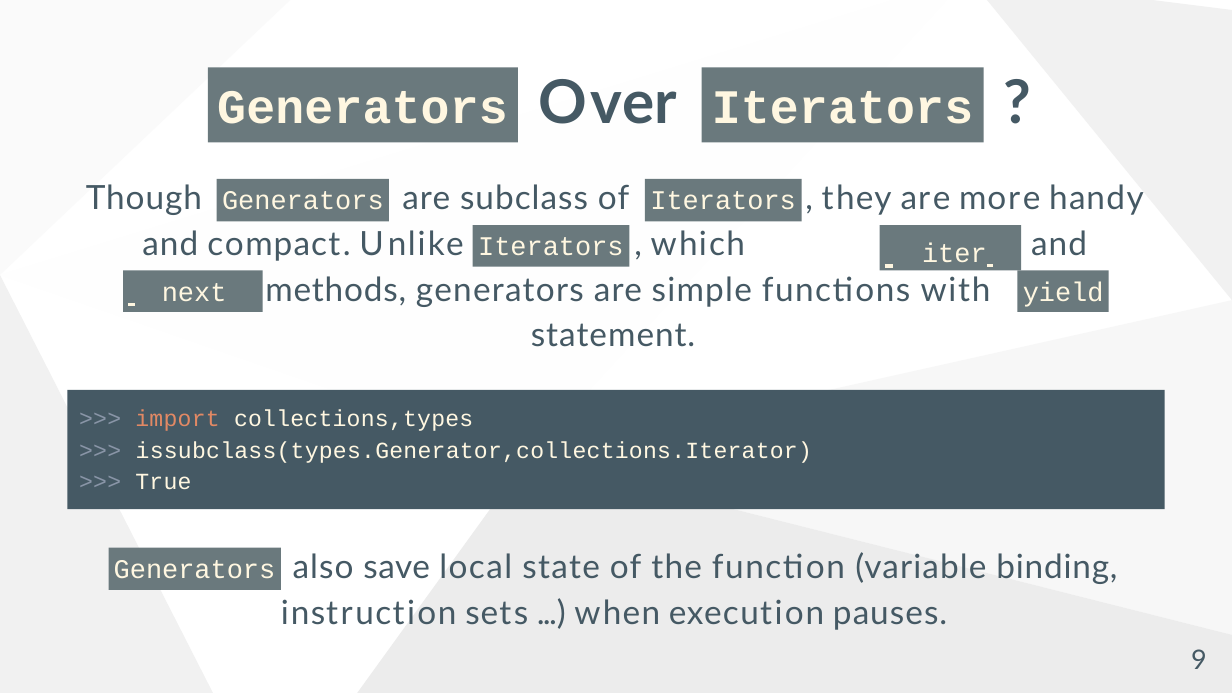
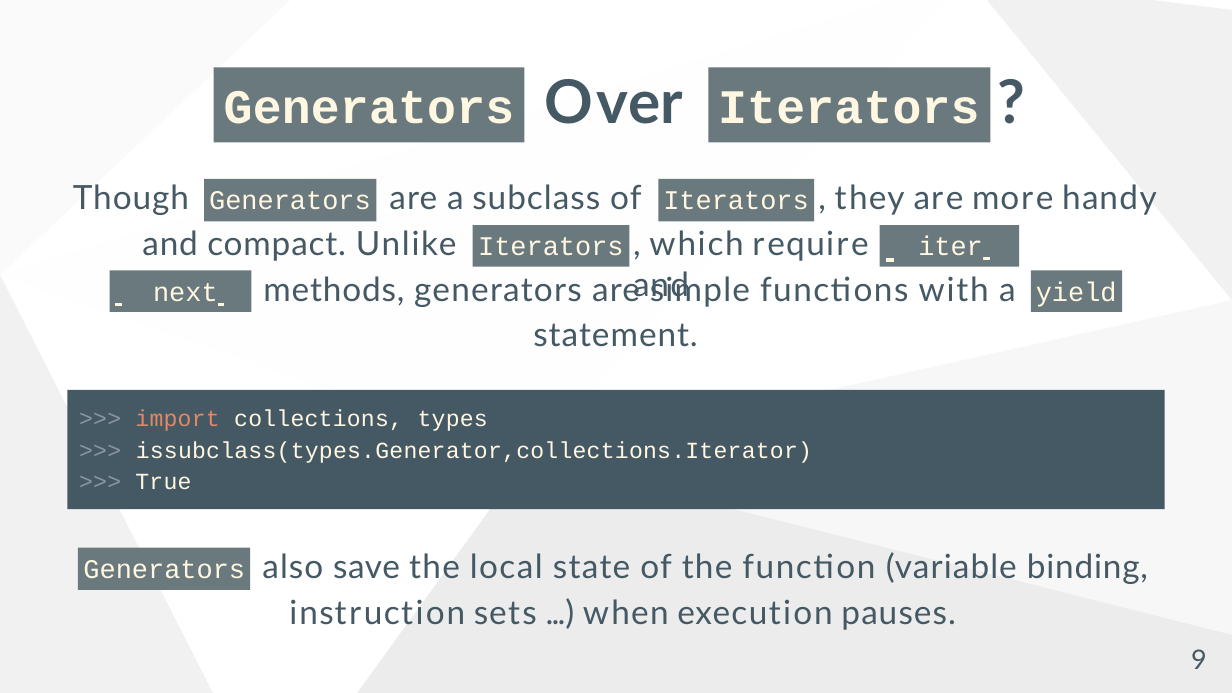
Before and after one commit to mwhorse46/pyconf_2022_decorators_generators_workshop, a slide deck: slide 9 of slideshow.pptx. Drawn at 1232x693 pixels with LibreOffice and Linux fonts; fonts in the diff are those of the drawing; background and template pictures are left out. Boxes give left, top, right and bottom in pixels: in the first picture for what was removed or moved away, otherwise in the second. Text is boxed around its words. In the diff, an @@ line names an element or a change of style, - is before the commit and + after.

```diff
--- a/slideshow.pptx
+++ b/slideshow.pptx
@@ rectangle "Generators": place and size @@
-rectangle "Generators" at box(208, 67, 518, 142)
+rectangle "Generators" at box(213, 67, 524, 142)
@@ title "Over": place and size @@
-title "Over" at box(538, 79, 677, 124)
+title "Over" at box(545, 79, 684, 124)
@@ rectangle "Iterators": place and size @@
-rectangle "Iterators" at box(701, 67, 983, 142)
+rectangle "Iterators" at box(709, 67, 991, 142)
@@ text "?": place and size @@
-text "?" at box(1003, 61, 1032, 137)
+text "?" at box(996, 61, 1026, 137)
@@ rectangle "Generators": place and size @@
-rectangle "Generators" at box(216, 179, 388, 222)
+rectangle "Generators" at box(204, 179, 376, 222)
@@ text at box(73, 184, 641, 215): text changed @@
-Though are subclass of
+Though are a subclass of
@@ text added at box(142, 230, 457, 261), 26 pt, text #455964 @@
+and compact. Unlike
@@ text at box(633, 230, 983, 302): text changed @@
-and compact. Unlike , which require
+, which require iter and
@@ freeform shape: place and size @@
-freeform shape at box(123, 271, 262, 312)
+freeform shape at box(880, 226, 1019, 267)
@@ rectangle removed at box(880, 226, 1021, 271) @@
-iter
@@ text removed at box(1031, 230, 1087, 256) @@
-and
@@ rectangle added at box(110, 271, 251, 312), fill #6A797D, 21 pt, text #FFF7E1 @@
+next
@@ text at box(263, 272, 1016, 347): text changed @@
-next methods, generators are simple functions with
+methods, generators are simple functions with a
+statement.
@@ 2 rectangles, 1 text: place and size @@
-2 rectangles, 1 text at box(645, 179, 1144, 312)
+2 rectangles, 1 text at box(658, 179, 1157, 312)
@@ text removed at box(531, 323, 696, 347) @@
-statement.
@@ text in rectangle at box(135, 409, 488, 431): spaces changed @@
->>> import collections,types
+>>> import collections, types
@@ indent changed in 4 elements at box(213, 67, 524, 142), box(658, 179, 814, 222), box(1031, 271, 1123, 312), box(78, 548, 250, 591) @@
@@ rectangle "Generators": place and size @@
-rectangle "Generators" at box(109, 548, 281, 591)
+rectangle "Generators" at box(78, 548, 250, 591)
@@ text at box(262, 552, 1148, 630): text changed @@
-instruction sets ...) when execution pauses.
+also save the local state of the function (variable binding, instruction sets ...) when execution pauses.
@@ text removed at box(293, 552, 1117, 584) @@
-also save local state of the function (variable binding,
```
Also in this commit, not shown: 12 other slides changed, 2 other files.
